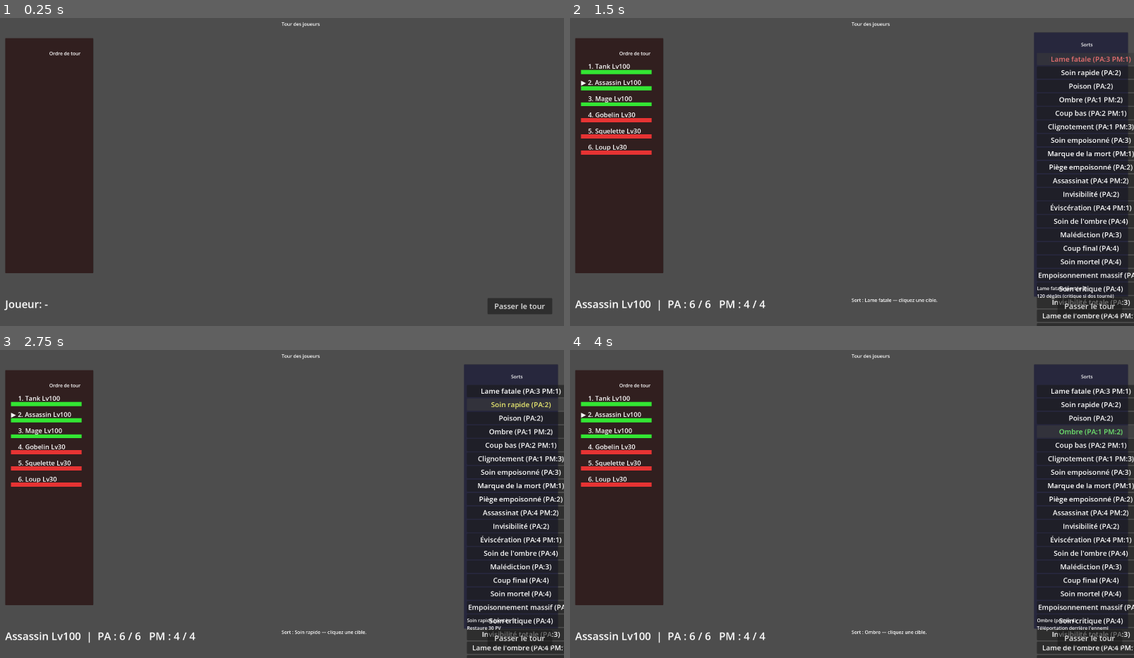
Above: before the commit, frames 1-4 (two rows, left to right).
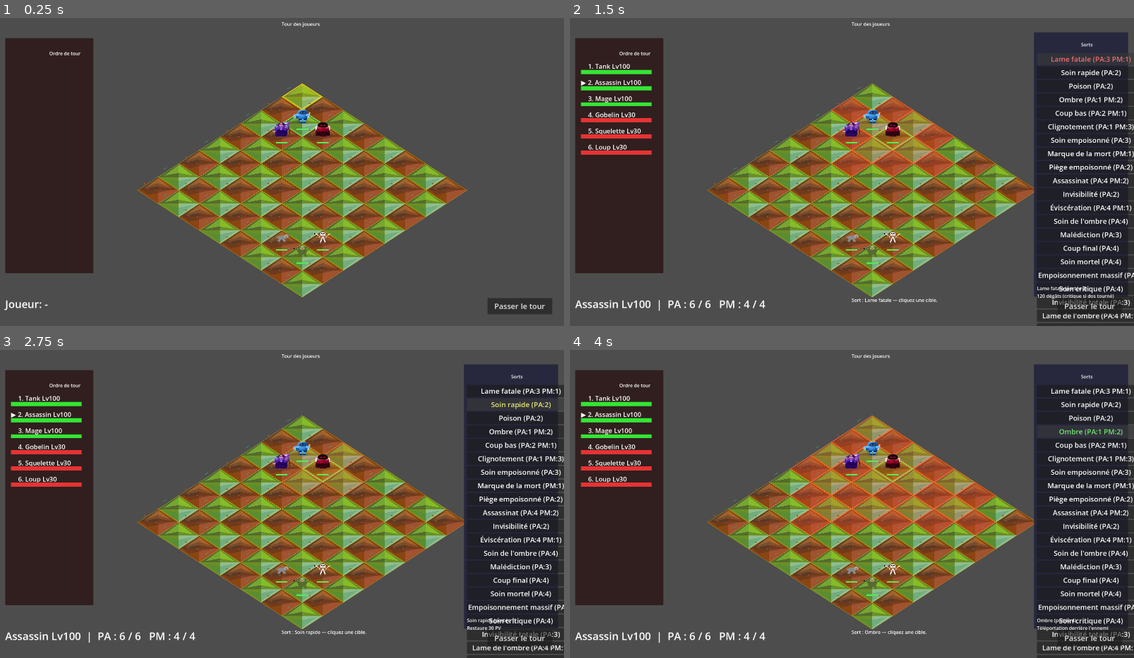
Above: after the commit, the same moments.

Repository: CharlieG42/Zimut
Game: Godot game, scene res://scenes/Main.tscn
Two runs of this game, one before a commit and one after it. Both use one fixed random seed, a clock stepped at 60 frames per second and the inputs below.
Inputs:
- Up to frame 1 (0.25 s): no input
- Up to frame 2 (1.5 s): click "Passer le tour" at 0.5 s; click "Lame fatale (PA:3 PM:1)" at 1.25 s
- Up to frame 3 (2.75 s): click "Soin rapide (PA:2)" at 2 s
- Up to frame 4 (4 s): click "Poison (PA:2)" at 2.75 s; click "Ombre (PA:1 PM:2)" at 3.5 s

The runs differ from the first frame. In frame 1, 20% of the frame differs, in the area x 24-83%, y 21-91%; in frame 2, 20%; in frame 3, 20%; in frame 4, 20%.
Error before the commit: Parse Error: Identifier "hh" not declared in the current scope. (res://scripts/Cell.gd:145)

Commit message:
Fix all hw/hh scope errors in Cell.gd
- Added hw, hh parameters to _draw_entity() function
- Fixed _try_load_sprite() to use HALF.y instead of hh
- All helper functions now receive hw/hh from _draw() where they are defined
- Verified _is_point_in_diamond() already has local hw/hh definitions
- Resolves all remaining 'Identifier not declared in current scope' errors

Co-authored-by: CharlieG42 <CharlieG42@users.noreply.github.com>

Diff:
--- a/prototype/Godot_iso/scripts/Cell.gd
+++ b/prototype/Godot_iso/scripts/Cell.gd
@@ -101,7 +101,7 @@
 		_draw_outline(PackedVector2Array([Vector2(hw*0.03,hh), Vector2(hw,hh*0.03), Vector2(w-hw*0.03,hh), Vector2(hw,hh*1.97)]), HIGHLIGHT_COLOR, 3.0)
 
 	if entity:
-		_draw_entity()
+		_draw_entity(hw, hh)
 
 
 func update_appearance():
@@ -132,7 +132,7 @@
 
 
 # Dessiner l'entité
-func _draw_entity():
+func _draw_entity(hw, hh):
 	var center = HALF
 	var entity_type = entity.get("entity_type", "")
 	var classe = entity.get("classe", "")
@@ -168,7 +168,7 @@
 			var tex_size = entity_sprite.texture.get_size()
 			var scale_f = 0.8
 			entity_sprite.scale = Vector2(scale_f, scale_f)
-			entity_sprite.position = Vector2(HALF.x, HALF.y - tex_size.y * scale_f * 0.5 + hh * 0.11)
+			entity_sprite.position = Vector2(HALF.x, HALF.y - tex_size.y * scale_f * 0.5 + HALF.y * 0.11)
 			return true
 
 	return false
